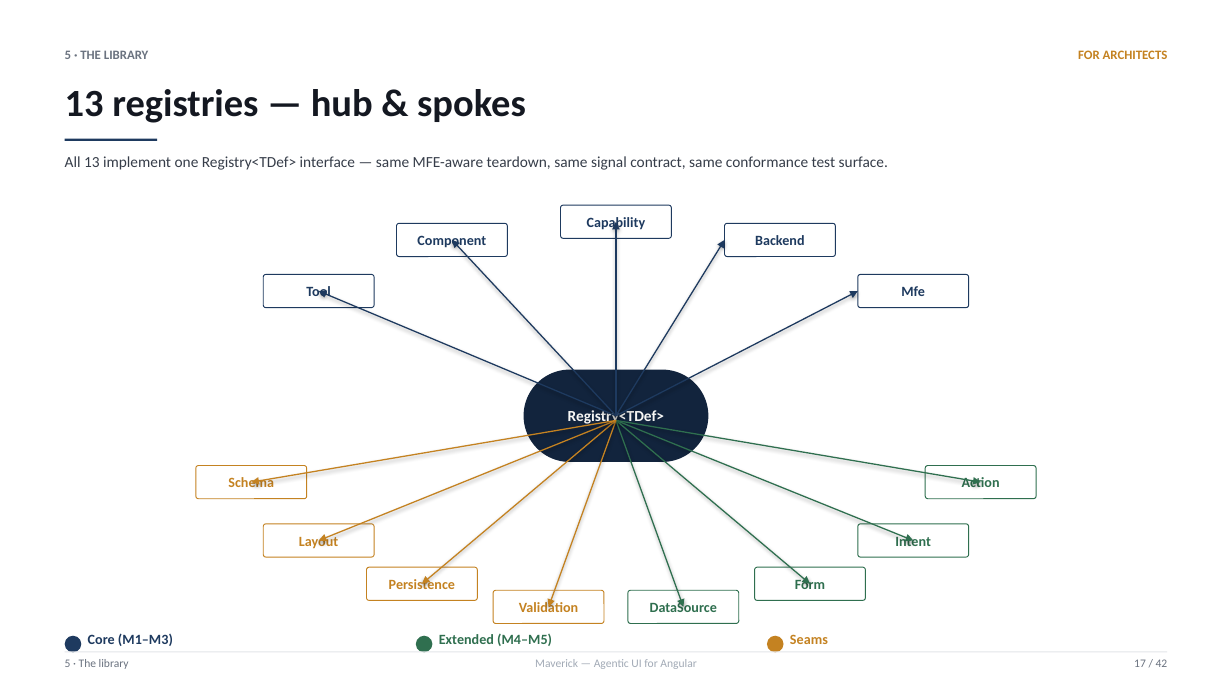
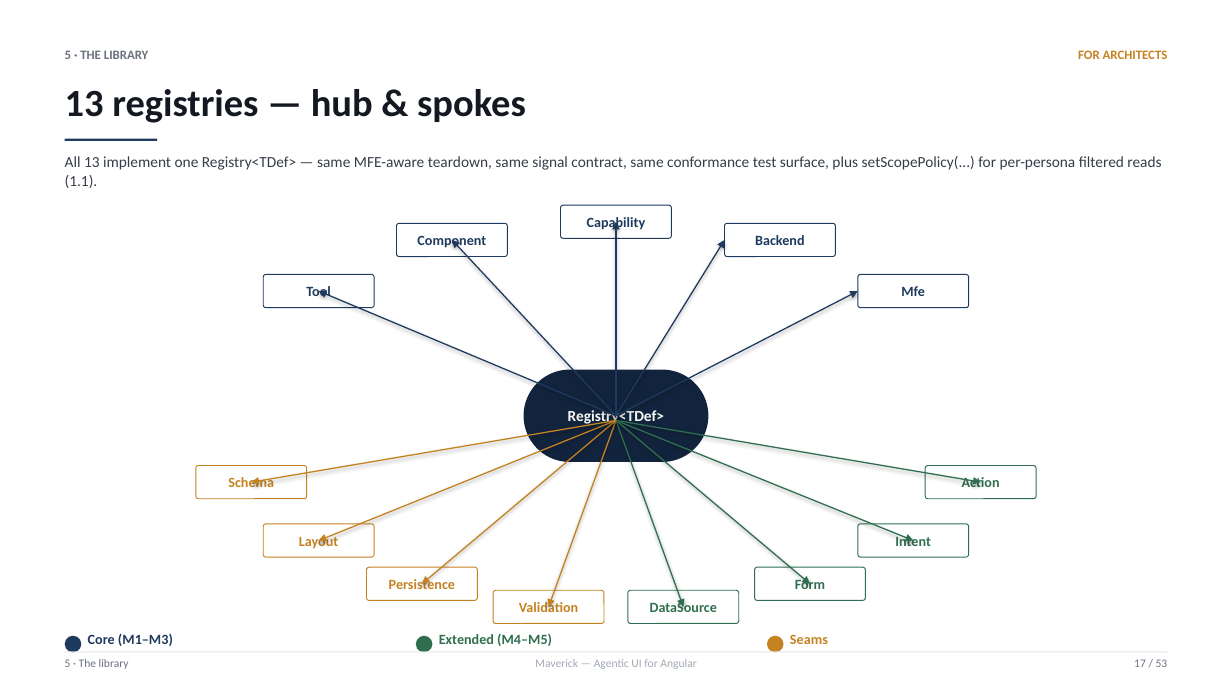
Before and after one commit to sahassakhare/agentic-ui, a slide deck: slide 17 of docs/decks/agentic-ui-overview.pptx. Drawn at 1232x693 pixels with LibreOffice and Linux fonts; fonts in the diff are those of the drawing. Boxes give left, top, right and bottom in pixels: in the first picture for what was removed or moved away, otherwise in the second. Text is boxed around its words. In the diff, an @@ line names an element or a change of style, - is before the commit and + after.

Commit message:
docs: 10-use-case index in user guide + matching deck section
User guide:
- new "Use cases" section with overview matrix + ten subsections
  (generative UI, tool calling, MFE federation, persona scope,
  backend swap, multi-agent orchestration, per-turn tool budget,
  MCP, observability, audit chain), each with scenario / library
  responsibility / minimal wiring / cookbook link

Deck:
- new section "5b · Use cases": one matrix slide + ten spotlight
  slides (one per use case) for consistency — every matrix row
  resolves to a same-shaped slide
- cover bumped to v1.1.0; lib_problem +1 bullet on scope policy;
  registries hub-and-spokes intro mentions setScopePolicy
- 53 slides total (was 42)

E2E:
- test-fixtures.ts switches from page-fixture override to a plain
  test.afterEach so transcript attachments actually fire (the
  override pattern was silent-failing); 12s throttle moved into
  the same hook

```diff
--- a/docs/decks/agentic-ui-overview.pptx
+++ b/docs/decks/agentic-ui-overview.pptx
@@ text at [65, 156, 1161, 188]: text changed @@
-All 13 implement one Registry<TDef> interface — same MFE-aware teardown, same signal contract, same conformance test surface.
+All 13 implement one Registry<TDef> — same MFE-aware teardown, same signal contract, same conformance test surface, plus setScopePolicy(...) for per-persona filtered reads (1.1).
@@ text at [1134, 659, 1168, 667]: text changed @@
-17 / 42
+17 / 53
```
Also in this commit, not shown: 40 other slides changed, 11 slides added, 3 other files.
